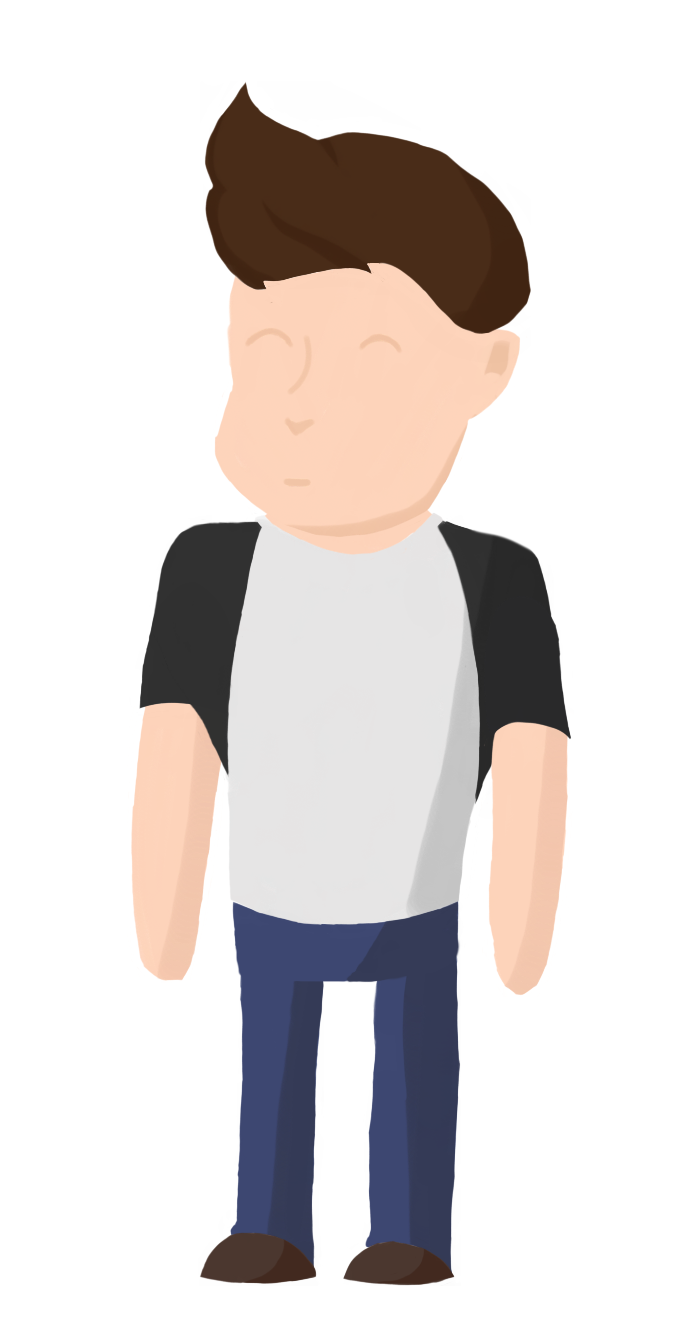
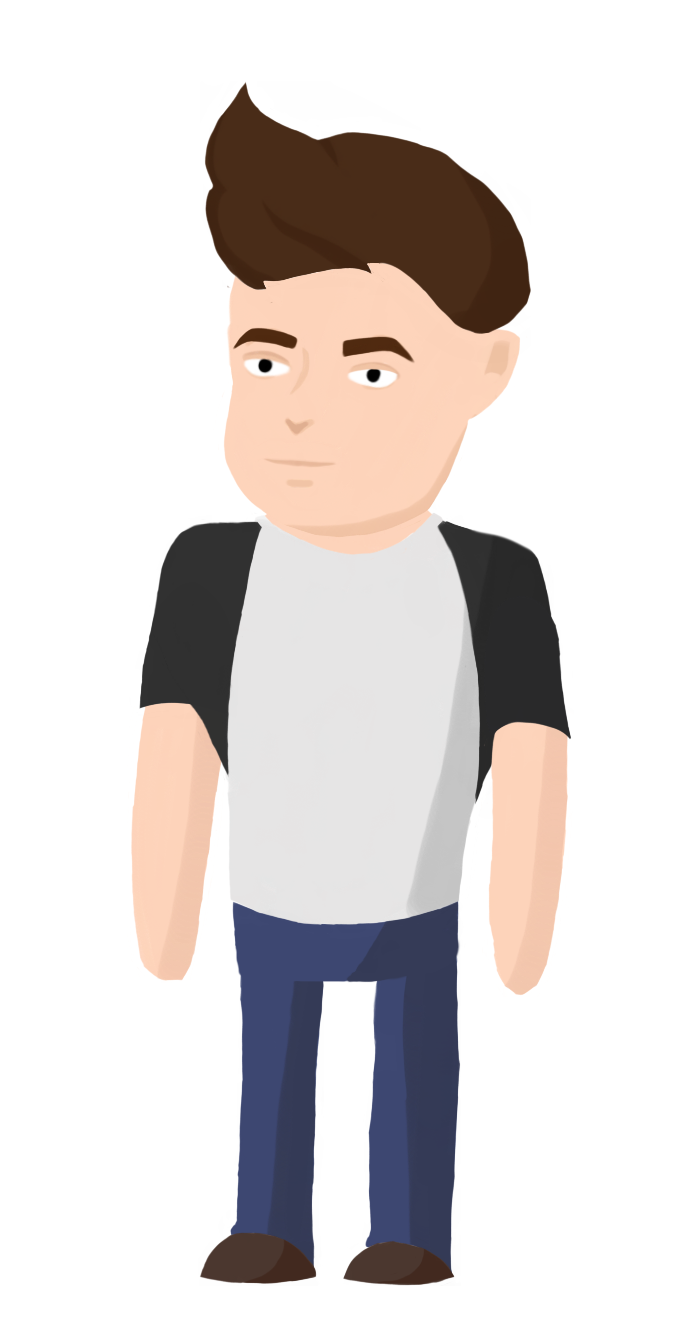
Layered file, before and after one edit (689 × 1334). Changes by layer:
painted on "face" over left=214, top=285, right=436, bottom=537
